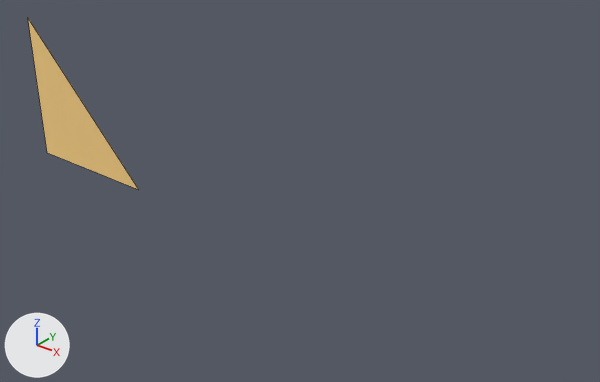
Before and after pictures for a commit that changed the glTF model scenes/triangle.gltf.
One viewpoint serves both versions: a camera (50 mm lens) standing at (8.96, -3.23, 2.41) and looking at (6.28, 0.12, 0.33). The axes (+X, +Y, +Z) are drawn at lower left. The lights are the same throughout. Mesh edges are drawn as thin lines.

The older version as bpy lines, for what is in view:
```python
mat_material_0 = principled_material('Material_0')
mat_material_0.base_color = (1.0, 0.766, 0.336)  # yellow #ffe39d
mat_material_0.metallic = 0.5
mat_material_0.roughness = 1.0
me_mesh_0 = bpy.data.meshes.new('Mesh_0')
me_mesh_0.from_pydata([(0.0, 0.0, 0.0), (1.0, 0.0, 0.0), (0.0, 0.0, 1.0)], [], [(0, 1, 2)])
me_mesh_0.materials.append(mat_material_0)  # yellow #ffe39d
ob_mesh_0 = bpy.data.objects.new('Mesh_0', me_mesh_0)
ob_mesh_0.location = (4.0, 0.0, 0.0)
```
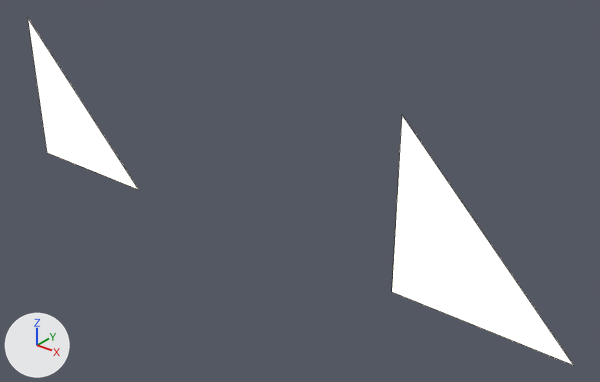
Changed parts and their boxes [x1, y1, x2, y2] in the pictures (600 x 382 px):
'Mesh_0.001', added: after [392, 116, 573, 365]
'Mesh_0', surface changed (orange to white): [28, 19, 139, 190] in both

What changed in the scene script:
```text
Change mat_material_0:
    add mat_material_0.emission_strength = 1.0
Add ob_mesh_0_001:
    ob_mesh_0_001 = bpy.data.objects.new('Mesh_0.001', me_mesh_0)
    ob_mesh_0_001.parent = ob_mesh_0
    ob_mesh_0_001.location = (3.0, 0.0, 0.0)
```
